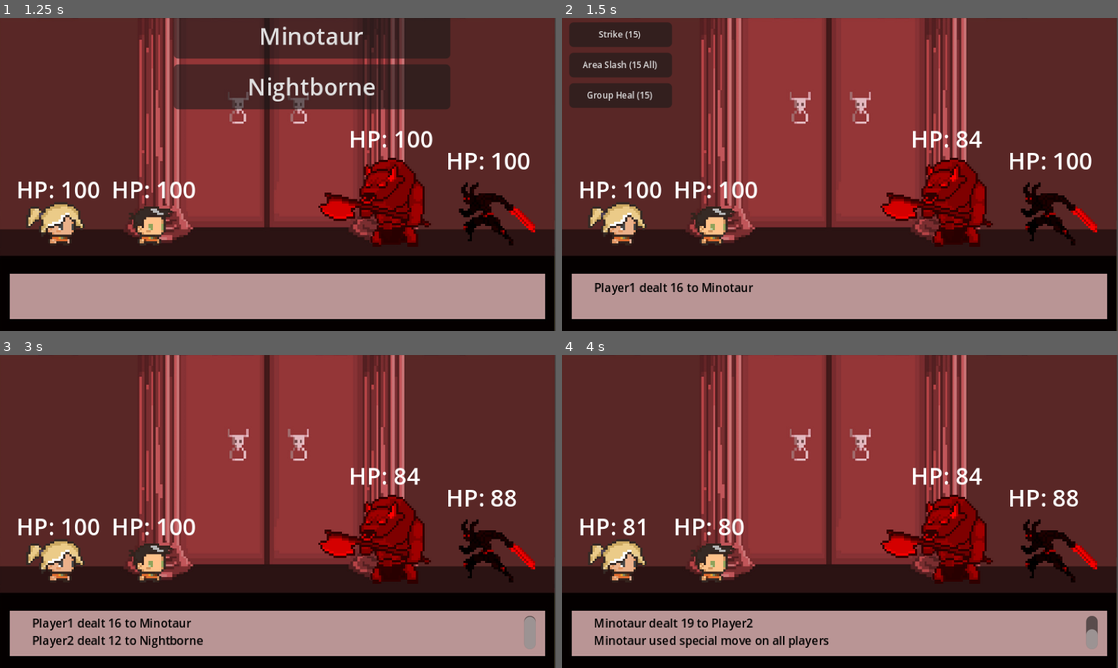
Above: before the commit, frames 1-4 (two rows, left to right).
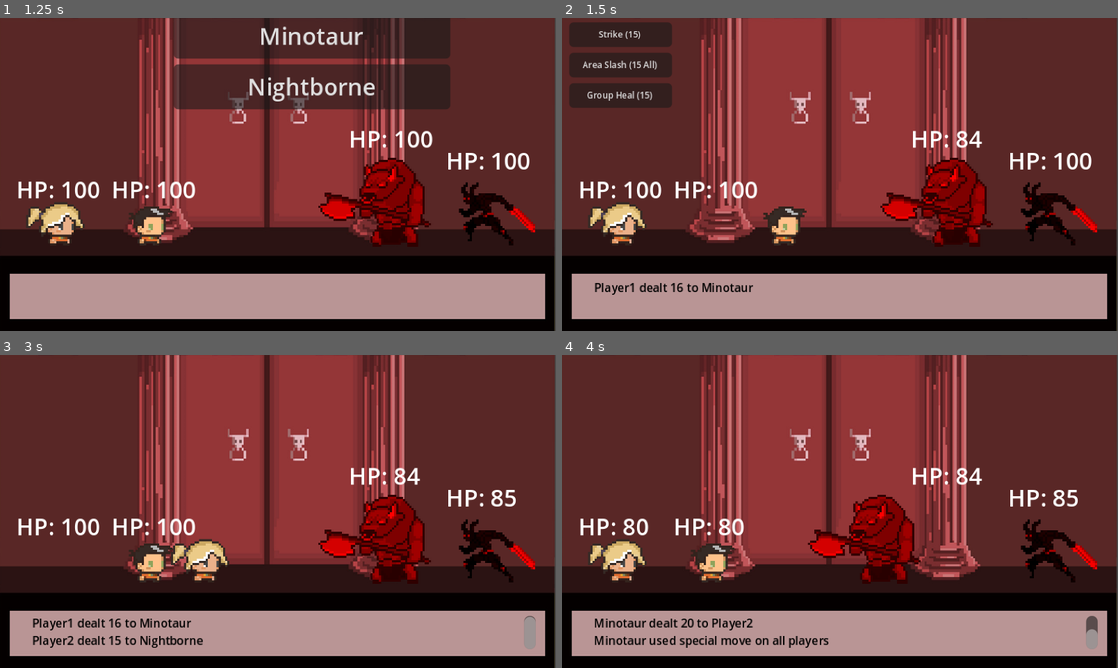
Above: after the commit, the same moments.

Repository: lucasjanta/turn-based-JRPG
Game: Godot game, scene res://scenes/combat_scene.tscn
The game is run twice, just before and just after one commit, with the same random seed, the same clock (stepped at 60 frames per second) and the same inputs.
Inputs:
- Up to frame 1 (1.25 s): click "Slash (10-20)" at 0.5 s
- Up to frame 2 (1.5 s): click "Minotaur" at 1.25 s
- Up to frame 3 (3 s): click "Strike (15)" at 2 s; click "Nightborne" at 2.75 s
- Up to frame 4 (4 s): tap Enter at 3.5 s

Frame 1 is identical in both runs. In frame 2, 1.2% of the frame differs, in the area x 23-44%, y 60-72%; in frame 3, 1.8%; in frame 4, 5.4%, in the area x 13-93%, y 43-88%.

Commit message:
animations and everything working, except texture health bar

Diff:
--- a/scenes/combat_scene.tscn
+++ b/scenes/combat_scene.tscn
@@ -13,6 +13,190 @@
 [ext_resource type="Texture2D" uid="uid://c121cgapn718r" path="res://assets/Minotaur.png" id="8_g0m11"]
 [ext_resource type="Texture2D" uid="uid://l2wdomphjhgi" path="res://assets/Nightborne.png" id="10_5qq3q"]
 
+[sub_resource type="Animation" id="Animation_g0m11"]
+resource_name = "Hit"
+length = 0.4
+step = 0.1
+tracks/0/type = "value"
+tracks/0/imported = false
+tracks/0/enabled = true
+tracks/0/path = NodePath("Sprite2D:offset")
+tracks/0/interp = 1
+tracks/0/loop_wrap = true
+tracks/0/keys = {
+"times": PackedFloat32Array(0, 0.2, 0.4),
+"transitions": PackedFloat32Array(1, 1, 1),
+"update": 0,
+"values": [Vector2(0, 0), Vector2(40, 0), Vector2(0, 0)]
+}
+
+[sub_resource type="Animation" id="Animation_5qq3q"]
+length = 0.001
+tracks/0/type = "value"
+tracks/0/imported = false
+tracks/0/enabled = true
+tracks/0/path = NodePath("Sprite2D:offset")
+tracks/0/interp = 1
+tracks/0/loop_wrap = true
+tracks/0/keys = {
+"times": PackedFloat32Array(0),
+"transitions": PackedFloat32Array(1),
+"update": 0,
+"values": [Vector2(0, 0)]
+}
+
+[sub_resource type="Animation" id="Animation_g5ebj"]
+resource_name = "Heal"
+length = 0.4
+step = 0.1
+tracks/0/type = "value"
+tracks/0/imported = false
+tracks/0/enabled = true
+tracks/0/path = NodePath("Sprite2D:offset")
+tracks/0/interp = 1
+tracks/0/loop_wrap = true
+tracks/0/keys = {
+"times": PackedFloat32Array(0, 0.2, 0.4),
+"transitions": PackedFloat32Array(1, 1, 1),
+"update": 0,
+"values": [Vector2(0, 0), Vector2(0, -10), Vector2(0, 0)]
+}
+
+[sub_resource type="AnimationLibrary" id="AnimationLibrary_ohwxf"]
+_data = {
+&"Heal": SubResource("Animation_g5ebj"),
+&"Hit": SubResource("Animation_g0m11"),
+&"RESET": SubResource("Animation_5qq3q")
+}
+
+[sub_resource type="Animation" id="Animation_ohwxf"]
+resource_name = "Hit"
+length = 0.4
+tracks/0/type = "value"
+tracks/0/imported = false
+tracks/0/enabled = true
+tracks/0/path = NodePath("Sprite2D:offset")
+tracks/0/interp = 1
+tracks/0/loop_wrap = true
+tracks/0/keys = {
+"times": PackedFloat32Array(0, 0.2, 0.4),
+"transitions": PackedFloat32Array(1, 1, 1),
+"update": 0,
+"values": [Vector2(0, 0), Vector2(80, 0), Vector2(0, 0)]
+}
+
+[sub_resource type="Animation" id="Animation_blj0x"]
+length = 0.001
+tracks/0/type = "value"
+tracks/0/imported = false
+tracks/0/enabled = true
+tracks/0/path = NodePath("Sprite2D:offset")
+tracks/0/interp = 1
+tracks/0/loop_wrap = true
+tracks/0/keys = {
+"times": PackedFloat32Array(0),
+"transitions": PackedFloat32Array(1),
+"update": 0,
+"values": [Vector2(0, 0)]
+}
+
+[sub_resource type="Animation" id="Animation_6r8bj"]
+resource_name = "Heal"
+length = 0.4
+tracks/0/type = "value"
+tracks/0/imported = false
+tracks/0/enabled = true
+tracks/0/path = NodePath("Sprite2D:offset")
+tracks/0/interp = 1
+tracks/0/loop_wrap = true
+tracks/0/keys = {
+"times": PackedFloat32Array(0, 0.2, 0.4),
+"transitions": PackedFloat32Array(1, 1, 1),
+"update": 0,
+"values": [Vector2(0, 0), Vector2(10, -10), Vector2(0, 0)]
+}
+
+[sub_resource type="AnimationLibrary" id="AnimationLibrary_da1ml"]
+_data = {
+&"Heal": SubResource("Animation_6r8bj"),
+&"Hit": SubResource("Animation_ohwxf"),
+&"RESET": SubResource("Animation_blj0x")
+}
+
+[sub_resource type="Animation" id="Animation_da1ml"]
+resource_name = "Hit"
+length = 0.4
+tracks/0/type = "value"
+tracks/0/imported = false
+tracks/0/enabled = true
+tracks/0/path = NodePath("Sprite2D:offset")
+tracks/0/interp = 1
+tracks/0/loop_wrap = true
+tracks/0/keys = {
+"times": PackedFloat32Array(0, 0.2, 0.4),
+"transitions": PackedFloat32Array(1, 1, 1),
+"update": 0,
+"values": [Vector2(0, 0), Vector2(-40, 0), Vector2(0, 0)]
+}
+
+[sub_resource type="Animation" id="Animation_lef5q"]
+length = 0.001
+tracks/0/type = "value"
+tracks/0/imported = false
+tracks/0/enabled = true
+tracks/0/path = NodePath("Sprite2D:offset")
+tracks/0/interp = 1
+tracks/0/loop_wrap = true
+tracks/0/keys = {
+"times": PackedFloat32Array(0),
+"transitions": PackedFloat32Array(1),
+"update": 0,
+"values": [Vector2(0, 0)]
+}
+
+[sub_resource type="AnimationLibrary" id="AnimationLibrary_aepks"]
+_data = {
+&"Hit": SubResource("Animation_da1ml"),
+&"RESET": SubResource("Animation_lef5q")
+}
+
+[sub_resource type="Animation" id="Animation_ff51q"]
+resource_name = "Hit"
+length = 0.4
+tracks/0/type = "value"
+tracks/0/imported = false
+tracks/0/enabled = true
+tracks/0/path = NodePath("Sprite2D:offset")
+tracks/0/interp = 1
+tracks/0/loop_wrap = true
+tracks/0/keys = {
+"times": PackedFloat32Array(0, 0.2, 0.4),
+"transitions": PackedFloat32Array(1, 1, 1),
+"update": 0,
+"values": [Vector2(0, 0), Vector2(-80, 0), Vector2(0, 0)]
+}
+
+[sub_resource type="Animation" id="Animation_gcf8m"]
+length = 0.001
+tracks/0/type = "value"
+tracks/0/imported = false
+tracks/0/enabled = true
+tracks/0/path = NodePath("Sprite2D:offset")
+tracks/0/interp = 1
+tracks/0/loop_wrap = true
+tracks/0/keys = {
+"times": PackedFloat32Array(0),
+"transitions": PackedFloat32Array(1),
+"update": 0,
+"values": [Vector2(0, 0)]
+}
+
+[sub_resource type="AnimationLibrary" id="AnimationLibrary_dobui"]
+_data = {
+&"Hit": SubResource("Animation_ff51q"),
+&"RESET": SubResource("Animation_gcf8m")
+}
+
 [node name="CombatScene" type="Node2D"]
 script = ExtResource("1_ik0t7")
 
@@ -36,6 +220,11 @@
 offset_bottom = -12.0
 text = "HP: 100"
 
+[node name="AnimationPlayer" type="AnimationPlayer" parent="Player1"]
+libraries = {
+&"": SubResource("AnimationLibrary_ohwxf")
+}
+
 [node name="Player2" type="Node2D" parent="."]
 position = Vector2(39, 142)
 script = ExtResource("4_6ovae")
@@ -51,6 +240,11 @@
 scale = Vector2(1.5, 1.5)
 texture = ExtResource("6_5qq3q")
 
+[node name="AnimationPlayer2" type="AnimationPlayer" parent="Player2"]
+libraries = {
+&"": SubResource("AnimationLibrary_da1ml")
+}
+
 [node name="Minotaur" type="Node2D" parent="." groups=["enemies"]]
 position = Vector2(270, 134)
 script = ExtResource("5_ivkwx")
@@ -68,6 +262,11 @@
 offset_bottom = -39.0
 text = "HP: 100"
 
+[node name="MinoAnim" type="AnimationPlayer" parent="Minotaur"]
+libraries = {
+&"": SubResource("AnimationLibrary_aepks")
+}
+
 [node name="Nightborne" type="Node2D" parent="." groups=["enemies"]]
 position = Vector2(338, 121)
 script = ExtResource("6_6sw3s")
@@ -84,6 +283,11 @@
 offset_right = 28.0
 offset_bottom = -11.0
 text = "HP: 100"
+
+[node name="NightAnim" type="AnimationPlayer" parent="Nightborne"]
+libraries = {
+&"": SubResource("AnimationLibrary_dobui")
+}
 
 [node name="UI" type="Control" parent="."]
 layout_mode = 3
--- a/scripts/enemy_1.gd
+++ b/scripts/enemy_1.gd
@@ -4,20 +4,12 @@
 var hp = 100
 var is_charging = false
 
-const CRITICAL_CHANCE = 0.1
-const DAMAGE_VARIATION = 0.2
-
 func is_dead():
 	return hp <= 0
 
 func attack(target, base_dmg: int, crit_mult: float):
-	var dmg = base_dmg + randf_range(-base_dmg * DAMAGE_VARIATION, base_dmg * DAMAGE_VARIATION)
-	var is_crit = randf() < CRITICAL_CHANCE
-	if is_crit:
-		dmg *= (1 + crit_mult)
-	if is_charging:
-		dmg *= 2
-		is_charging = false
+	var dmg = base_dmg
+	$MinoAnim.play("Hit")
 	target.receive_damage(int(dmg))
 	$"../UI".show_battle_message(name + " dealt " + str(int(dmg)) + " to " + target.name)
 
--- a/scripts/enemy_2.gd
+++ b/scripts/enemy_2.gd
@@ -4,20 +4,12 @@
 var hp = 100
 var is_charging = false
 
-const CRITICAL_CHANCE = 0.1
-const DAMAGE_VARIATION = 0.2
-
 func is_dead():
 	return hp <= 0
 
 func attack(target, base_dmg: int, crit_mult: float):
-	var dmg = base_dmg + randf_range(-base_dmg * DAMAGE_VARIATION, base_dmg * DAMAGE_VARIATION)
-	var is_crit = randf() < CRITICAL_CHANCE
-	if is_crit:
-		dmg *= (1 + crit_mult)
-	if is_charging:
-		dmg *= 2
-		is_charging = false
+	var dmg = base_dmg
+	$NightAnim.play("Hit")
 	target.receive_damage(int(dmg))
 	$"../UI".show_battle_message(name + " dealt " + str(int(dmg)) + " to " + target.name)
 
--- a/scripts/player_1.gd
+++ b/scripts/player_1.gd
@@ -4,20 +4,15 @@
 var hp = 100
 var is_charging = false
 
-const CRITICAL_CHANCE = 0.1
-const DAMAGE_VARIATION = 0.2
+#const CRITICAL_CHANCE = 0.1
+#const DAMAGE_VARIATION = 0.2
 
 func is_dead():
 	return hp <= 0
 
 func attack(target, base_dmg: int, crit_mult: float):
-	var dmg = base_dmg + randf_range(-base_dmg * DAMAGE_VARIATION, base_dmg * DAMAGE_VARIATION)
-	var is_crit = randf() < CRITICAL_CHANCE
-	if is_crit:
-		dmg *= (1 + crit_mult)
-	if is_charging:
-		dmg *= 2
-		is_charging = false
+	var dmg = base_dmg
+	$AnimationPlayer.play("Hit")
 	target.receive_damage(int(dmg))
 	$"../UI".show_battle_message(name + " dealt " + str(int(dmg)) + " to " + target.name)
 
@@ -27,6 +22,7 @@
 
 func heal(amount):
 	hp = min(max_hp, hp + amount)
+	$AnimationPlayer.play("Heal")
 	update_ui()
 	$"../UI".show_battle_message(name + " recovered " + str(amount) + " HP")
 
--- a/scripts/player_2.gd
+++ b/scripts/player_2.gd
@@ -4,20 +4,13 @@
 var hp = 100
 var is_charging = false
 
-const CRITICAL_CHANCE = 0.1
-const DAMAGE_VARIATION = 0.2
 
 func is_dead():
 	return hp <= 0
 
 func attack(target, base_dmg: int, crit_mult: float):
-	var dmg = base_dmg + randf_range(-base_dmg * DAMAGE_VARIATION, base_dmg * DAMAGE_VARIATION)
-	var is_crit = randf() < CRITICAL_CHANCE
-	if is_crit:
-		dmg *= (1 + crit_mult)
-	if is_charging:
-		dmg *= 2
-		is_charging = false
+	var dmg = base_dmg
+	$AnimationPlayer2.play("Hit")
 	target.receive_damage(int(dmg))
 	$"../UI".show_battle_message(name + " dealt " + str(int(dmg)) + " to " + target.name)
 
@@ -27,6 +20,7 @@
 
 func heal(amount):
 	hp = min(max_hp, hp + amount)
+	$AnimationPlayer2.play("Heal")
 	update_ui()
 	$"../UI".show_battle_message(name + " recovered " + str(amount) + " HP")
 
Not shown: 1 places in scenes/combat_scene.tscn that only renumber resources
